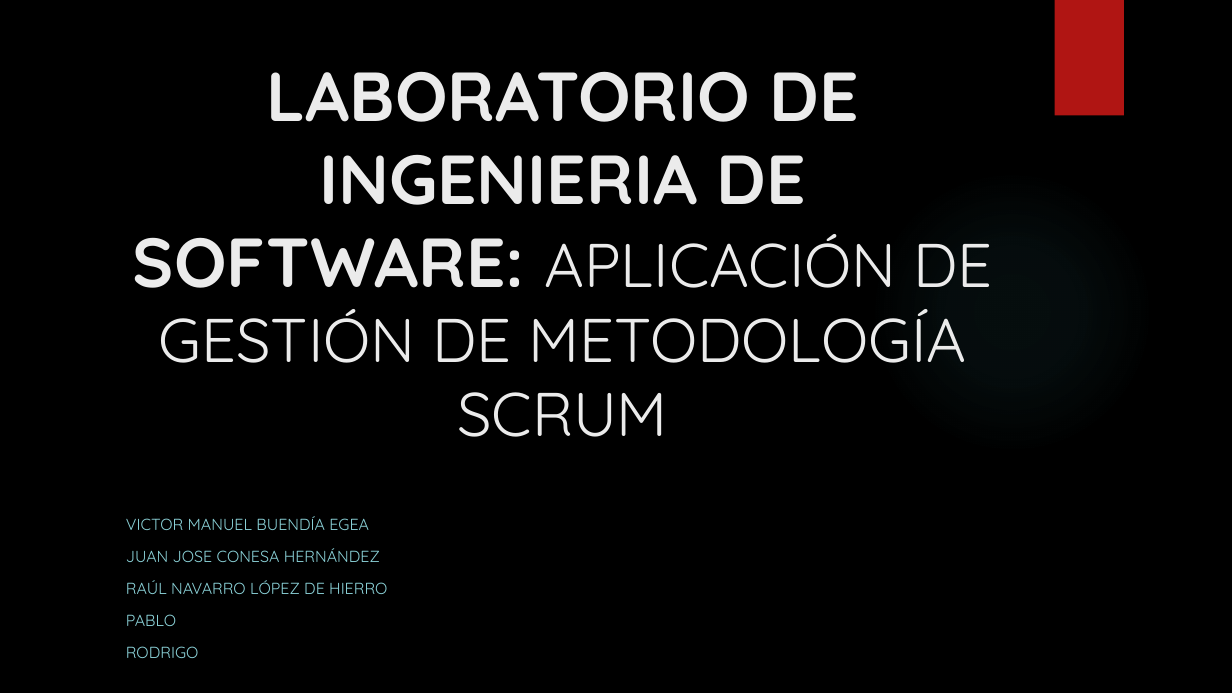
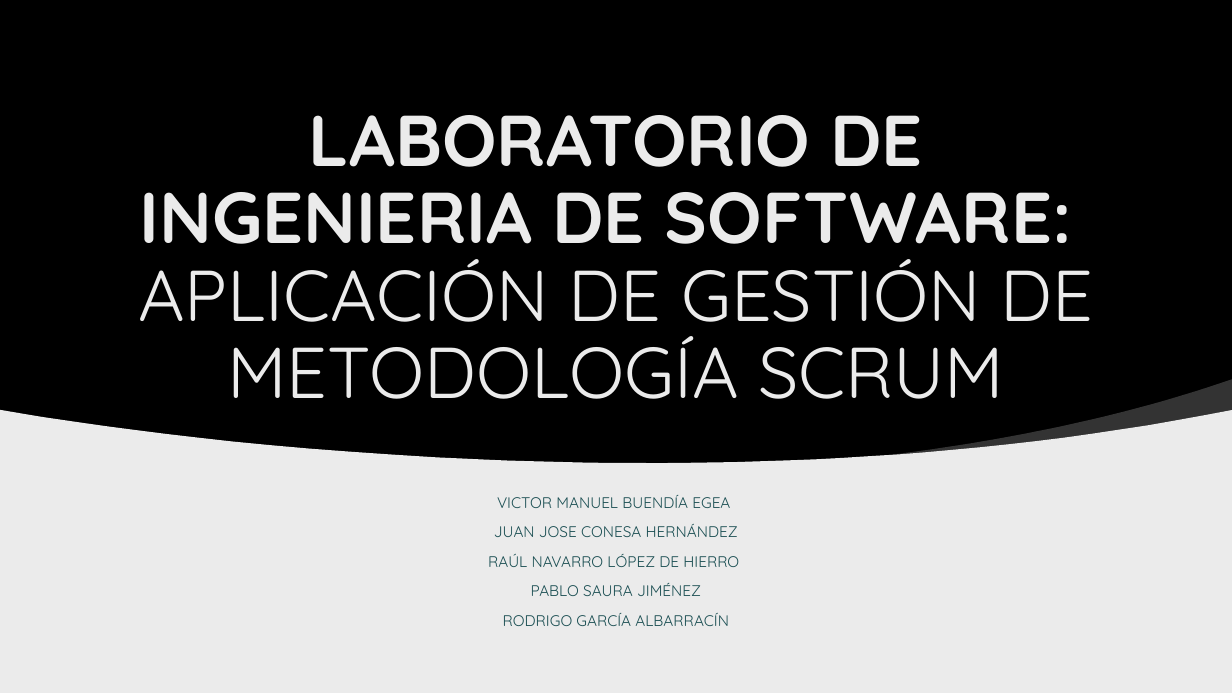
Before and after one commit to pesaura/LaboratorioTrabajo, a slide deck: slide 1 of LABORATORIO DE INGENIERIA.pptx. Drawn at 1232x693 pixels with LibreOffice and Linux fonts; fonts in the diff are those of the drawing; background and template pictures are left out. Boxes give left, top, right and bottom in pixels: in the first picture for what was removed or moved away, otherwise in the second. Text is boxed around its words. In the diff, an @@ line names an element or a change of style, - is before the commit and + after.

```diff
--- a/LABORATORIO DE INGENIERIA.pptx
+++ b/LABORATORIO DE INGENIERIA.pptx
@@ rectangle added at bbox=[0, 0, 1232, 478], fill #000000 @@
@@ title "LABORATORIO DE INGENIERIA DE SOFTWARE: ...": place and size @@
-title "LABORATORIO DE INGENIERIA DE SOFTWARE: ..." at bbox=[133, 71, 992, 437]
+title "LABORATORIO DE INGENIERIA DE SOFTWARE: ..." at bbox=[138, 115, 1094, 399]
@@ title "LABORATORIO DE INGENIERIA DE SOFTWARE: ..." at bbox=[138, 115, 1094, 399]: size 54 to 56 pt in "LABORATORIO DE INGENIERIA DE SOFTWARE:"; size 48 to 56 pt in "APLICACIÓN DE GESTIÓN DE METODOLOGÍA SCRUM"; line spacing 1 to 0.9 @@
@@ ellipse removed at bbox=[870, 169, 1154, 454] @@
@@ freeform shape added at bbox=[882, 380, 1232, 463], fill #FFFFFF at 20% opacity @@
@@ freeform shape added at bbox=[0, 410, 1232, 693], fill #EBEBEB @@
@@ subtitle "VICTOR MANUEL BUENDÍA EGEA": place and size @@
-subtitle "VICTOR MANUEL BUENDÍA EGEA" at bbox=[126, 516, 387, 658]
+subtitle "VICTOR MANUEL BUENDÍA EGEA" at bbox=[488, 495, 739, 626]
@@ subtitle at bbox=[488, 495, 739, 567]: size 12.5 to 12 pt, text colour #8AD0D6 to #1E5155 in "VICTOR MANUEL BUENDÍA EGEA", "JUAN JOSE CONESA HERNÁNDEZ", "RAÚL NAVARRO LÓPEZ DE HIERRO"; alignment left to centre; line spacing 1 to 0.9 @@
@@ subtitle at bbox=[503, 583, 729, 626]: text changed; size 12.5 to 12 pt; text colour #8AD0D6 to #1E5155 @@
-PABLO
-RODRIGO
+PABLO SAURA JIMÉNEZ
+RODRIGO GARCÍA ALBARRACÍN
```
Also in this commit, not shown: 4 other slides changed, 2 slides added, 3 other files.
